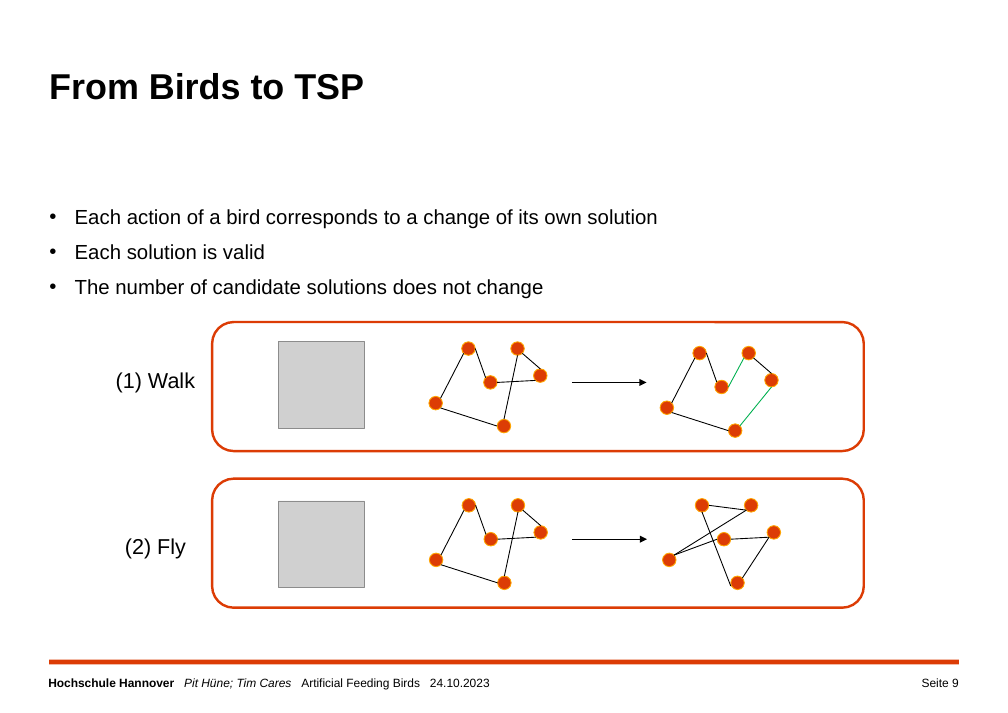
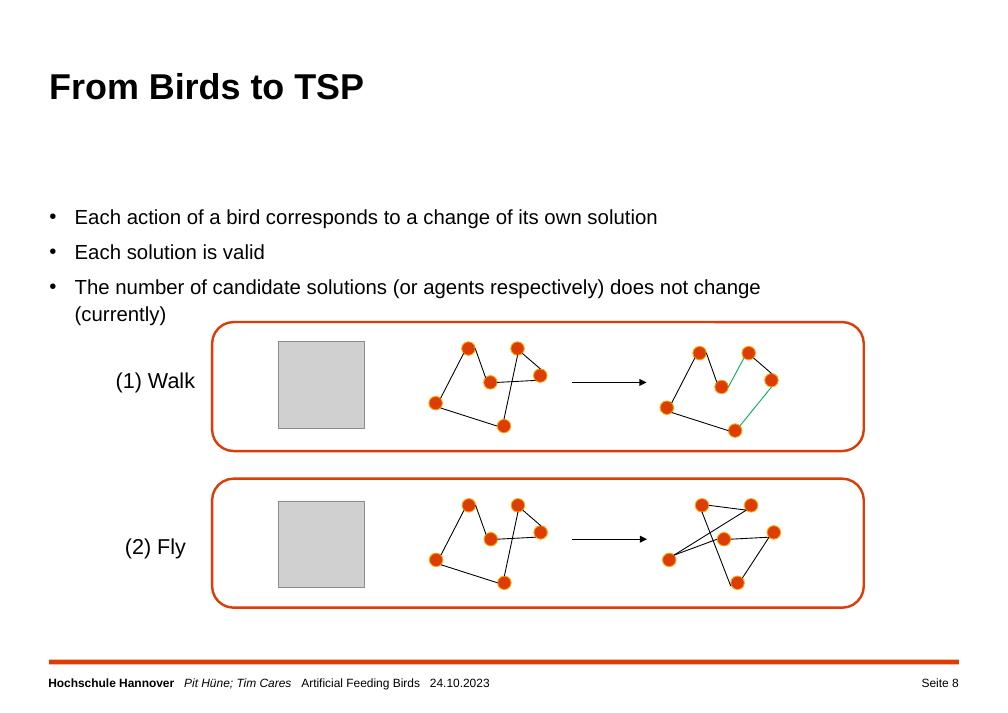
Before and after one commit to TimCares/AFB-Metaheuristic, a slide deck: slide 8 of doc/algorithm.pptx (slide 9 before the commit). Drawn at 1008x713 pixels with LibreOffice and Linux fonts; fonts in the diff are those of the drawing; grey boxes stand for pictures; background and template pictures are left out. Boxes give left, top, right and bottom in pixels: in the first picture for what was removed or moved away, otherwise in the second. Text is boxed around its words. In the diff, an @@ line names an element or a change of style, - is before the commit and + after.

```diff
--- a/doc/algorithm.pptx
+++ b/doc/algorithm.pptx
@@ text at [75, 279, 761, 326]: text changed @@
-  • The number of candidate solutions does not change
+  • The number of candidate solutions (or agents respectively) does not change (currently)
```
Also in this commit, not shown: 3 other slides changed, 1 slide added, 1 slide removed.
